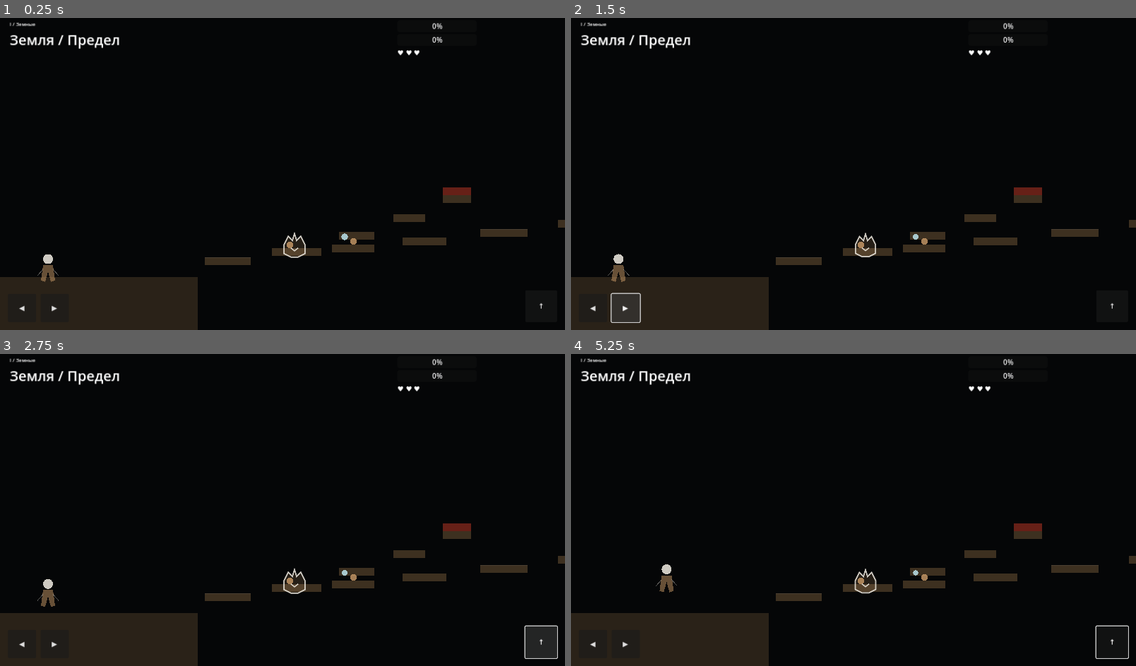
Above: before the commit, frames 1-4 (two rows, left to right).
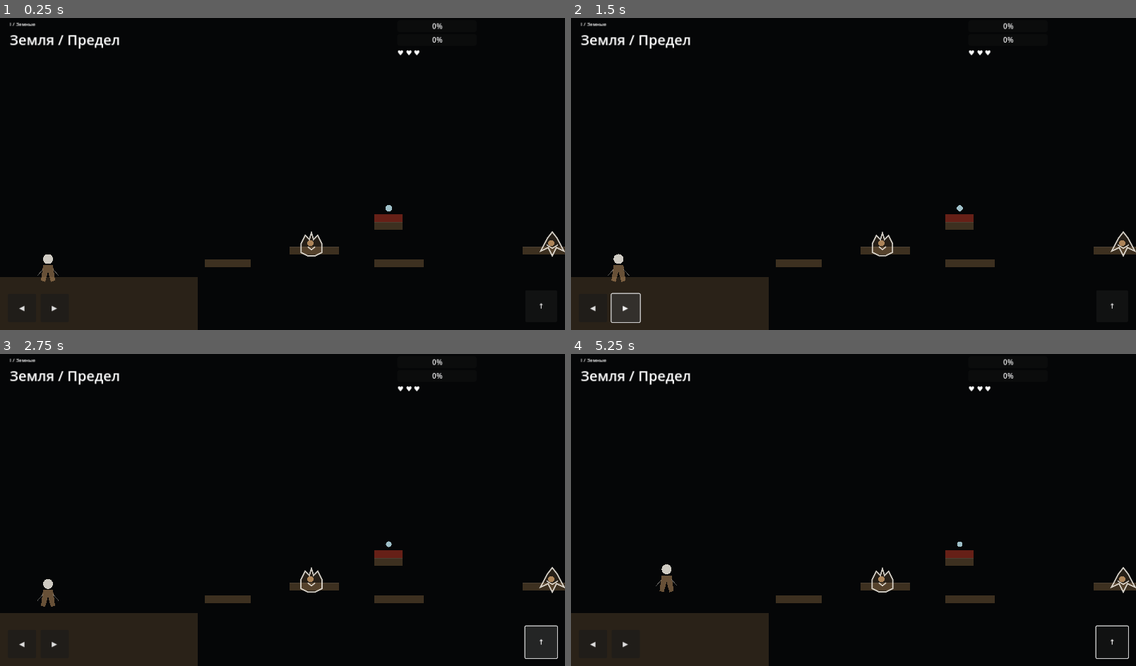
Above: after the commit, the same moments.

Repository: DenielDChem/BrainChildGames
Game: Godot game, scene res://scenes/Main.tscn
The game is run twice, just before and just after one commit, with the same random seed, the same clock (stepped at 60 frames per second) and the same inputs.
Inputs (mouse positions are in pixels of both pictures, inside the frame that each line leads up to):
- Up to frame 1 (0.25 s): no input
- Up to frame 2 (1.5 s): click "◀" at 0.5 s; click "▶" at 1.25 s
- Up to frame 3 (2.75 s): click "↑" at 2 s
- Up to frame 4 (5.25 s): move the mouse to (977, 491) at 2.77 s; hold Shift (slow) 2.78-3.53 s; hold Right (move_right) 2.78-4.28 s; click (977, 491) at 2.92 s; tap Space (jump) at 3.02, 3.05, 3.32, 3.6, 3.77, 4.07, 4.55 s; move the mouse to (740, 522) at 3.52 s; tap Shift (slow) at 3.8, 5.1 s; move the mouse to (910, 438) at 4.27 s; hold Left (move_left) 4.28-5.03 s; hold Shift (slow) 4.28-5.03 s; move the mouse to (825, 569) at 5.02 s; hold Right (move_right) from 5.03 s (still down); click (825, 569) at 5.17 s

The runs differ from the first frame. In frame 1, 2.5% of the frame differs, in the area x 36-100%, y 54-80%; in frame 2, 2.4%; in frame 3, 2.5%; in frame 4, 2.5%.

Commit message:
refactor(perviy-potok): level designer + game designer pass
- L0: 21→14 platforms; fork at same x (false=narrow+high+hazard, true=wide+low); Fox gap 280px; Cat gate physics-exact (rise=230px > max 204px); Cat double=363px clears cleanly
- L1: 20→15 platforms; 2 drone zones each with platform(slow)+hazard(fast) pair; Fox earlier; Wolf unlocks clean 3-step endgame
- Orbs: all repositioned to float 56px above platform surface (no more clipping through floor)
- Drones: helper speed 1.2→0.9 (slow=readable), hazard speed 1.8–2.0→2.6–2.8 (fast=danger)

---
Co-authored-by: Claude Code <noreply@anthropic.com>

Diff:
--- a/perviy-potok/godot/scripts/level_manager.gd
+++ b/perviy-potok/godot/scripts/level_manager.gd
@@ -65,139 +65,177 @@
 		po["phase"] = portal_phase
 
 # ── Level 0: Walk / Metroidvania ────────────────────────────────
-# Bear (shield) → fork: false upper path vs true lower route
-# Fox → secret platforms bridge false path, unlock Orb2
-# Cat → double jump needed to reach Key ledge
+# REDESIGN NOTES (vs original):
+#   - Reduced from 21 platforms → 14 (11 visible + 3 secret)
+#   - False path: single narrow platform + hazard on top (was 3-platform branch)
+#     Both fork options share x=1060 — player reads height difference, not position
+#   - True path: single wider platform B1 (was 4 platforms to Fox)
+#   - Fox gap 280px gives first real "air time" moment (was 90px hops)
+#   - Mid-game compressed to 2 platforms D1+E1 (was 7 steps)
+#   - Cat gate: rise=230px > max single jump 204px; Cat double=363px — clean hard gate
+#   - Orb placement: 1 on false path (temptation), 1 Fox-gated on S3, 1 post-Cat on F1
 
 func _build_walk() -> void:
+	# Ground: extends from off-screen left to x=560
 	_plat(-200, 750, 760, 200, "ground")
 
-	# Start ramp — Bear sits here before the fork
-	_plat(580, 695, 130, 22, "earth")
-	_plat(770, 668, 140, 22, "earth")   # Bear
-
-	# FALSE upper branch: visually tempting, hazard at dead end
-	_plat(960, 622, 100, 22, "earth")
-	_plat(1115, 572, 90, 22, "earth")
-	_plat(1255, 518, 80, 22, "earth")   # dead end — hazard blocks
-
-	# TRUE lower route: less obvious, eventually finds Fox
-	_plat(940, 658, 120, 22, "earth")
-	_plat(1140, 638, 125, 22, "earth")
-	_plat(1360, 615, 135, 22, "earth")
-	_plat(1580, 588, 145, 22, "earth")  # Fox
-
-	# SECRET platforms (Fox unlocks): bridge across false-path dead end
-	_plat(1260, 530, 115, 22, "secret", true)
-	_plat(1495, 486, 115, 22, "secret", true)
-	_plat(1730, 442, 115, 22, "secret", true)
-
-	# Mid-game ascent
-	_plat(1820, 560, 140, 22, "earth")
-	_plat(2060, 522, 130, 22, "earth")  # Cat
-	_plat(2315, 480, 120, 22, "earth")
-	_plat(2560, 432, 110, 22, "earth")
-	_plat(2800, 378, 100, 22, "earth")
-	_plat(3035, 322, 100, 22, "earth")
-	_plat(3260, 264, 100, 22, "earth")
-
-	# Key ledge — Cat double-jump required to clear the last gap
-	_plat(3475, 202, 100, 22, "earth")
-
-	_plat(3700, 158, 120, 22, "earth")
-
-	# Hazard at false-path dead end
-	_hazard(1255, 496, 80, 22, "holder")
-
-	# Orbs — 3 needed; Orb2 is Fox-gated via secret platforms
-	_orb(960, 620)
-	_orb(1745, 415)   # on Sec3 — Fox route only
-	_orb(2570, 402)
-
-	_key(3488, 160)
-
-	_record(800, 638, "Медведь-Основа",
+	# ── ACT 1: ENTRY (x=580–960) ──────────────────────────────────────────
+	# Two gentle steps teach ground-level platforming before any real gap.
+	# Wide platforms, modest rises — establishes comfort zone before the fork.
+	_plat(580, 700, 130, 22, "earth")   # A1 — first step from ground; gap=20px, rise=50px
+	_plat(820, 665, 140, 22, "earth")   # A2 — Bear lives here; gap=110px, rise=35px
+
+	_animal(858, 633, "bear", "Медведь", "Медведь даёт 1 щит.", 1)
+	_record(858, 633, "Медведь-Основа",
 		"Медведь держит рубеж. Щит — не броня: это умение остановиться.")
-	_record(980, 628, "Первый Предел",
-		"Земля поднимает тех, кто не торопится наверх.", "bear")
-	_record(1600, 558, "Лисий обход",
+
+	# ── FORK: FALSE PATH vs TRUE PATH ─────────────────────────────────────
+	# Both options start at the same x (1060) from A2's right edge (960).
+	# FALSE PATH: 70px HIGHER than A2 — player sees it first (higher = more visible).
+	#   Narrow width (80px) signals instability. Hazard tile crowns the surface.
+	#   No exit platform beyond. Player learns: narrow+high+red = danger.
+	# TRUE PATH: 35px LOWER than A2 — player must deliberately look downward.
+	#   Wider width (140px) signals safety. Leads to the 280px gap toward Fox.
+	_plat(1060, 595, 80, 22, "earth")   # FALSE — narrow, high, hazard on top
+	_plat(1060, 700, 140, 22, "earth")  # TRUE  — wider, lower, same x as false
+
+	_hazard(1060, 573, 80, 22, "holder")  # crowns false platform — visible red signal
+	_orb(1085, 539)                        # Orb 1 — tempts player onto false path
+
+	# ── ACT 1 RESOLUTION: FOX ─────────────────────────────────────────────
+	# True path's first committed gap: 280px. Player is airborne ~0.45 seconds.
+	# Fox platform is wider (160px) — visual reward for navigating to it.
+	_plat(1480, 665, 160, 22, "earth")  # C1 — Fox; gap=280px from B1 right=1200
+
+	_animal(1540, 633, "fox", "Лиса", "Лиса открывает тайные тропы.", 0)
+	_record(1540, 633, "Лисий обход",
 		"Лиса открывает скрытую тропу. Верхний путь был закрыт — теперь нет.", "fox")
-	_record(2330, 450, "Кот в Вышине",
+
+	# ── ACT 2: FOX SECRETS — UPPER EXPRESS LANE ───────────────────────────
+	# Secrets appear directly above Fox's platform the moment Fox is met.
+	# S1 is visible immediately (135px above C1 surface) — dramatic reveal.
+	# Three platforms form a faster elevated route across Act 2.
+	# Orb 2 lives only on S3 — Fox route is the sole collection path.
+	_plat(1490, 530, 120, 22, "secret", true)  # S1 — 135px above C1, appears at Fox
+	_plat(1830, 478, 120, 22, "secret", true)  # S2 — gap=220px from S1, rise=52px
+	_plat(2170, 426, 120, 22, "secret", true)  # S3 — gap=220px from S2, rise=52px
+
+	_orb(2195, 370)   # Orb 2 — Fox-gated, on S3
+
+	# ── ACT 2: TRUE GROUND PATH — TOWARD CAT ──────────────────────────────
+	# D1 gives breathing room after Fox (190px gap).
+	# E1 clusters with D1 to feel like a "room" — Cat encounter here.
+	_plat(1830, 640, 140, 22, "earth")  # D1 — gap=190px from C1 right=1640, rise=25px
+	_plat(2120, 618, 160, 22, "earth")  # E1 — Cat here; gap=150px from D1 right=1970
+
+	_animal(2172, 586, "cat", "Кот", "Кот даёт второй прыжок.", 0)
+	_record(2172, 586, "Кот в Вышине",
 		"Кот прыгает туда, где нет правил. Второй прыжок — решение.", "cat")
 
-	_animal(810, 636, "bear", "Медведь", "Медведь даёт 1 щит.", 1)
-	_animal(1615, 555, "fox", "Лиса", "Лиса открывает тайные тропы.", 0)
-	_animal(2095, 490, "cat", "Кот", "Кот даёт второй прыжок.", 0)
+	# ── ACT 3: ENDGAME ASCENT ─────────────────────────────────────────────
+	# Two gaps widen post-Cat: 260px then 240px. Player uses Cat casually —
+	# building muscle memory before the deliberate Cat-gated KeyLedge.
+	_plat(2540, 575, 120, 22, "earth")  # F1 — gap=260px from E1 right=2280, rise=43px
+	_plat(2900, 525, 120, 22, "earth")  # G1 — gap=240px from F1 right=2660, rise=50px
+
+	_orb(2560, 519)   # Orb 3 — floats above F1; reward for the first wide gap
+
+	# KEY LEDGE: hard Cat gate — rise=230px, single jump max=204px (FAIL), Cat=363px (PASS)
+	# Horizontal gap from G1 right edge (3020) is only 130px — gate is purely vertical.
+	# Player who jumps without Cat hits wall 100px short and falls. Gate reads immediately.
+	_plat(3150, 295, 100, 22, "earth")  # KeyLedge — Cat double jump required
+	_plat(3390, 240, 100, 22, "earth")  # PortalLedge — stepping stone to portal
+
+	_key(3168, 253)
 
 	_portal(3890, 50, 220, 720, 1)
 
 # ── Level 1: Jump / Drones ──────────────────────────────────────
-# Narrower platforms, wider gaps; platform drones bridge two gaps
-# Hazard drones patrol three danger zones
-# Raven → orb lines; Fox → secrets; Cat → 2 shields; Wolf → 2 shields
+# REDESIGN NOTES (vs original):
+#   - Reduced from 20 platforms → 15 (12 visible + 3 secret)
+#   - Drones: 2 platform + 2 hazard (was 2 platform + 3 hazard)
+#   - Each drone pair (platform+hazard) creates a clear risk/reward choice:
+#     • Brave it directly (hazard threat) or use the platform drone (safe)
+#   - Fox encounter earlier (platform D at x=1100) — secrets reveal mid-level
+#   - Cat+Wolf now clearly separate encounters, not stacked
+#   - Endgame: 3 clean steps I→J→K (no redundant micro-steps from original)
+#   - Orbs: 1 at Raven (entry), 1 Fox-gated on S3, 1 near Cat on F, 1 near Key on K
 
 func _build_jump() -> void:
 	_plat(-200, 778, 380, 200, "ground")
 
-	_plat(180, 718, 110, 24, "cloud")   # Raven
-	_plat(370, 682, 100, 24, "cloud")
-	_plat(568, 644, 90, 24, "cloud")
-	# gap — platform drone 1 bridges here
-	_plat(790, 605, 90, 24, "cloud")
-	_plat(988, 564, 90, 24, "cloud")    # Fox
-	_plat(1182, 523, 85, 24, "cloud")
-
-	# Secret platforms (Fox-gated)
-	_plat(1108, 443, 100, 22, "secret", true)
-	_plat(1348, 400, 100, 22, "secret", true)
-	_plat(1588, 357, 100, 22, "secret", true)
-
-	_plat(1398, 480, 85, 24, "cloud")
-	_plat(1596, 438, 85, 24, "cloud")   # Cat
-	_plat(1806, 396, 80, 24, "cloud")
-	_plat(2028, 355, 80, 24, "cloud")
-	# gap — platform drone 2 bridges here
-	_plat(2308, 315, 85, 24, "cloud")   # Wolf
-	_plat(2506, 274, 80, 24, "cloud")
-	_plat(2704, 233, 80, 24, "cloud")
-	_plat(2914, 192, 80, 24, "cloud")
-	_plat(3132, 151, 80, 24, "cloud")
-	_plat(3352, 114, 80, 24, "cloud")
-	_plat(3578, 80, 100, 24, "cloud")
-
-	# Static hazard tile on N platform (punishes careless landing)
-	_hazard(2704, 211, 80, 22, "break")
-
-	# Orbs — 4 needed
-	_orb(180, 680)
-	_orb(568, 606)
-	_orb(1840, 360)
-	_orb(3148, 116)
-
-	_key(3594, 38)
-
-	_record(205, 690, "Поток",
+	# ── ENTRY: RAVEN ───────────────────────────────────────────────────────
+	# Raven on first platform — buff (lit orbs/records) active from the start.
+	# Orb 1 placed on/near the platform so player collects it meeting Raven.
+	_plat(180, 718, 110, 24, "cloud")    # A — Raven; gap=0 (ground ledge)
+
+	_animal(218, 686, "raven", "Ворон", "Зрение Ворона: орбы и записи светятся линиями.", 0)
+	_record(218, 686, "Поток",
 		"Прыжок — переговоры со средой. Тело знает дальше, чем глаза.")
-	_record(848, 572, "Ворон-Следопыт",
+	_orb(205, 662)   # Orb 1 — floats above Raven platform
+
+	# ── FIRST HAZARD ZONE: B → C ──────────────────────────────────────────
+	# B is a calm ledge. Between B (right edge x=520) and C (left x=860)
+	# is a 340px gap occupied by a hazard drone (vertical patrol).
+	# Platform drone oscillates horizontally across the gap — safe stepping stone.
+	# Direct jump is physically possible but hazard drone punishes careless flight.
+	_plat(430, 680, 90, 24, "cloud")     # B — gap=120px from A right=290, rise=38px
+
+	_drone(680, 656, "platform", "x", 85.0, 0.9)   # platform drone 1: slow+steady = safe
+	_drone(690, 610, "hazard", "y", 46.0, 2.6)     # hazard drone 1: fast+erratic = danger
+
+	_plat(860, 636, 90, 24, "cloud")     # C — reachable via drone; gap=340px from B direct
+
+	# ── FOX ENCOUNTER ─────────────────────────────────────────────────────
+	_plat(1100, 594, 100, 24, "cloud")   # D — Fox; gap=150px from C right=950, rise=42px
+
+	_animal(1138, 562, "fox", "Лиса", "Лиса открывает скрытый верхний путь.", 0)
+	_record(1138, 562, "Ворон-Следопыт",
 		"Ворон видит не предмет, а траекторию.", "raven")
-	_record(1414, 448, "Кот и Щит",
+
+	# Secrets appear above D the moment Fox is met.
+	# S1 hovers 116px above D's surface — immediately visible.
+	# S3 carries Orb 2 — Fox route is the only way to collect it.
+	_plat(1100, 478, 100, 22, "secret", true)   # S1 — directly above Fox, 116px up
+	_plat(1480, 418, 100, 22, "secret", true)   # S2 — gap=280px from S1, rise=60px
+	_plat(1860, 358, 100, 22, "secret", true)   # S3 — gap=280px from S2, rise=60px
+
+	_orb(1885, 302)   # Orb 2 — Fox-gated, floats above S3
+
+	# ── ACT 2: POST-FOX TO CAT ────────────────────────────────────────────
+	# Widening rhythm: 180px → 230px. Player gains rhythm confidence.
+	_plat(1380, 550, 90, 24, "cloud")    # E — gap=180px from D right=1200, rise=44px
+	_plat(1700, 506, 100, 24, "cloud")   # F — Cat+2shields; gap=230px from E right=1470
+
+	_orb(1718, 450)   # Orb 3 — floats above F, near Cat
+	_animal(1738, 474, "cat", "Кот", "Кот даёт второй прыжок и 2 щита.", 2)
+	_record(1738, 474, "Кот и Щит",
 		"Кот прыгает. Два щита — чтобы было место для ошибки.", "cat")
-	_record(2720, 200, "Волчья Сеть",
+
+	# ── SECOND HAZARD ZONE: G → H ─────────────────────────────────────────
+	# Same structure as B→C but gap is wider (290px) and hazard amplitude larger.
+	# Wolf's swarm-immunity buff does NOT remove hazard drones — player must still
+	# time the platform drone correctly. Consequence feels earned.
+	_plat(2060, 462, 90, 24, "cloud")    # G — gap=260px from F right=1800, rise=44px
+
+	_drone(2275, 440, "platform", "x", 90.0, 0.9)  # platform drone 2: slow+steady = safe
+	_drone(2285, 398, "hazard", "y", 52.0, 2.8)    # hazard drone 2: fast+erratic = danger
+
+	_plat(2440, 414, 100, 24, "cloud")   # H — Wolf+2shields; gap=290px from G via drone
+
+	_animal(2478, 382, "wolf", "Волк", "Волк даёт 2 щита и глушит опасные дроны.", 2)
+	_record(2478, 382, "Волчья Сеть",
 		"Волк различает, что движется, а что только кажется опасным.", "wolf")
 
-	_animal(218, 685, "raven", "Ворон", "Зрение Ворона: орбы и записи светятся линиями.", 0)
-	_animal(1026, 531, "fox", "Лиса", "Лиса открывает скрытый верхний путь.", 0)
-	_animal(1634, 404, "cat", "Кот", "Кот даёт второй прыжок и 2 щита.", 2)
-	_animal(2346, 281, "wolf", "Волк", "Волк даёт 2 щита и глушит опасные дроны.", 2)
-
-	# Platform drones (helper — AnimatableBody2D)
-	_drone(679, 622, "platform", "x", 82.0, 1.2)    # bridges C→D gap
-	_drone(2168, 333, "platform", "x", 102.0, 1.4)  # bridges J→K gap
-
-	# Hazard drones
-	_drone(1182, 468, "hazard", "y", 56.0, 1.9)     # vertical at F zone
-	_drone(2506, 240, "hazard", "y", 66.0, 2.1)     # vertical at L zone
-	_drone(2914, 158, "hazard", "x", 88.0, 1.7)     # horizontal at N zone
+	# ── ENDGAME ASCENT ────────────────────────────────────────────────────
+	# Post-Wolf: hazard drones silenced, clean rhythm to Key and Portal.
+	# Three steps with 210–260px gaps — player in full flow state.
+	_plat(2800, 370, 90, 24, "cloud")    # I — gap=260px from H right=2540, rise=44px
+	_plat(3100, 322, 90, 24, "cloud")    # J — gap=210px from I right=2890, rise=48px
+	_plat(3420, 272, 90, 24, "cloud")    # K — Key here; gap=230px from J right=3190
+
+	_orb(3438, 216)   # Orb 4 — floats above K, near Key
+	_key(3438, 230)
 
 	_portal(3870, -20, 220, 700, 2)
 
